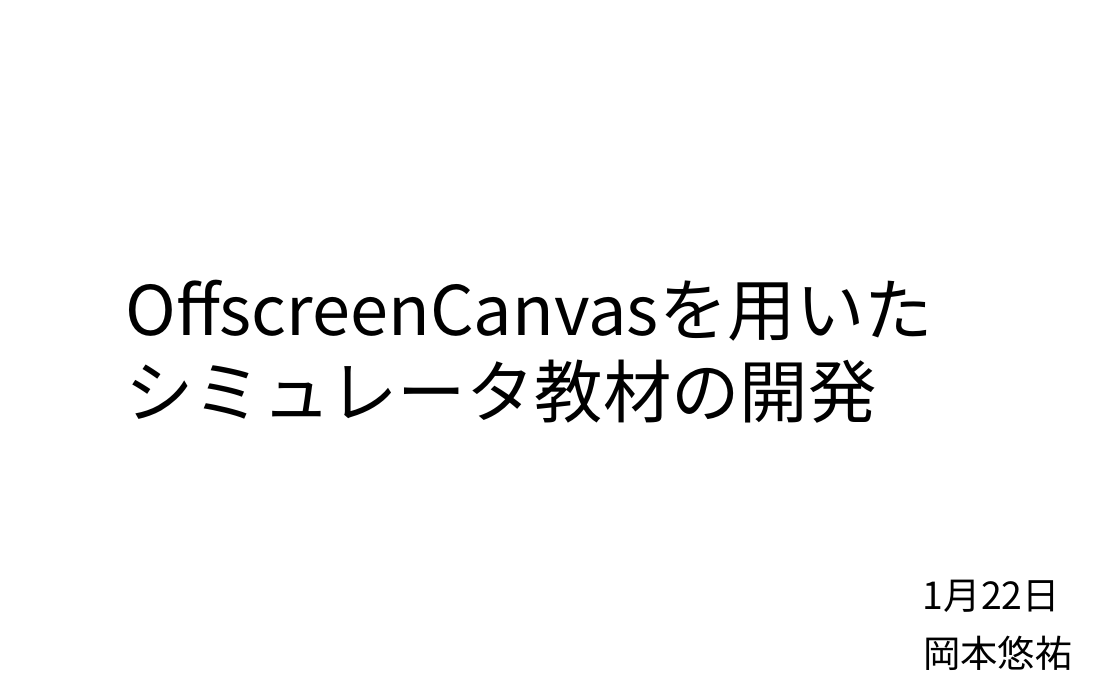
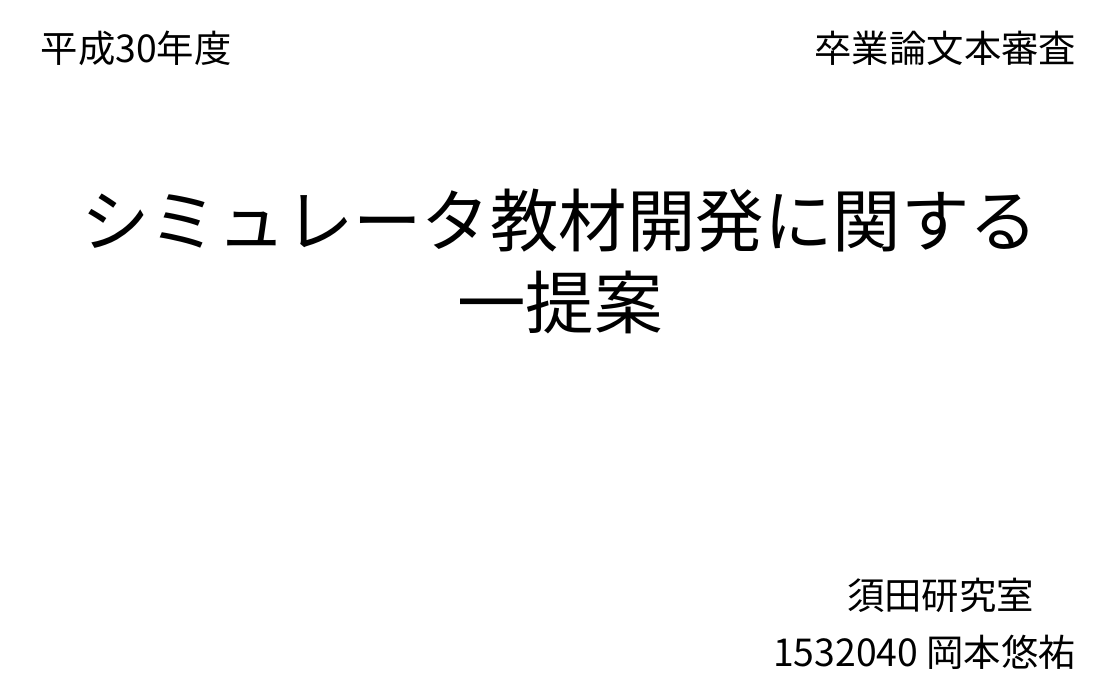
Before and after one commit to okmtaoo/-, a slide deck: slide 1 of presentation/出す.pptx. Drawn at 1120x700 pixels with LibreOffice and Linux fonts; fonts in the diff are those of the drawing. Boxes give left, top, right and bottom in pixels: in the first picture for what was removed or moved away, otherwise in the second. Text is boxed around its words. In the diff, an @@ line names an element or a change of style, - is before the commit and + after.

```diff
--- a/presentation/出す.pptx
+++ b/presentation/出す.pptx
@@ text added at (41, 30, 232, 65), 24 pt, text #000000 @@
+平成30年度
@@ text added at (815, 30, 1076, 65), 24 pt, text #000000 @@
+卒業論文本審査
@@ text at (81, 188, 1038, 334): text changed @@
-OffscreenCanvasを用いた
-シミュレータ教材の開発
+シミュレータ教材開発に関する
+一提案
@@ text at (847, 577, 1034, 612): text changed @@
-1月22日
+須田研究室
@@ text at (773, 634, 1076, 669): text changed @@
-岡本悠祐
+1532040 岡本悠祐
```
Also in this commit, not shown: 4 other slides changed, 9 slides added, 4 slides removed, 47 other files.
